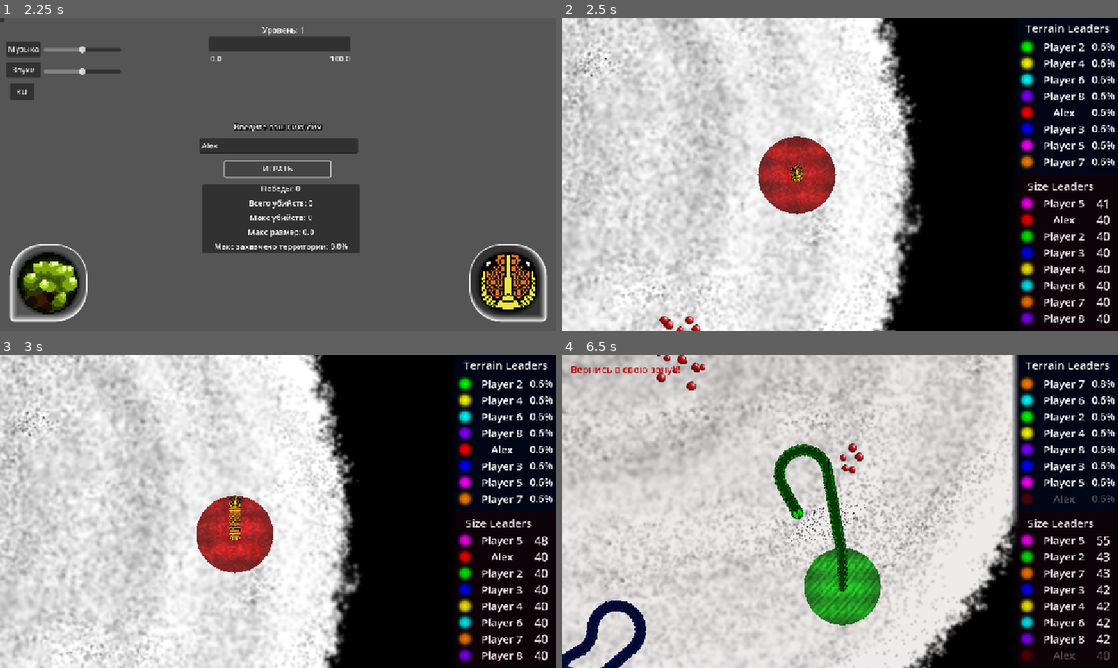
Above: before the commit, frames 1-4 (two rows, left to right).
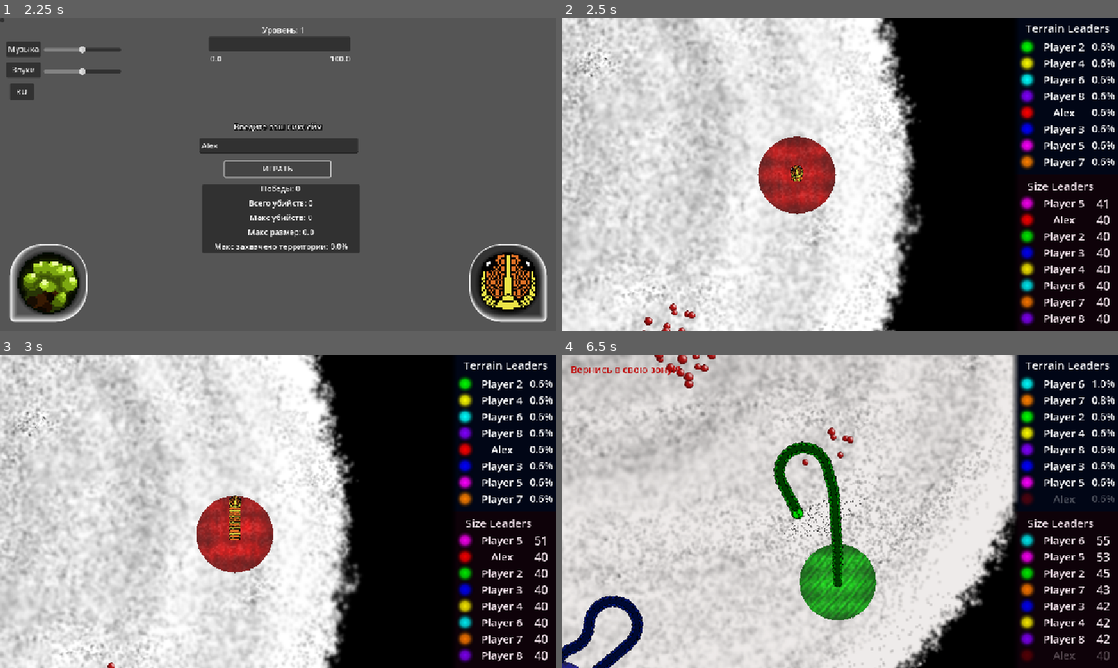
Above: after the commit, the same moments.

Repository: PeVANoD/Development-Management
Game: Godot game, scene res://project/scenes/menu/main_menu.tscn
The game is run twice, just before and just after one commit, with the same random seed, the same clock (stepped at 60 frames per second) and the same inputs. Sound files missing from this copy of the repository are replaced by a short silence.
Inputs (mouse positions are in pixels of both pictures, inside the frame that each line leads up to):
- Up to frame 1 (2.25 s): click (278, 146) at 0.52 s; type "Alex" at 0.6 s; click "ИГРАТЬ" at 1.25 s; click "ИГРАТЬ" at 2 s
- Up to frame 2 (2.5 s): no input
- Up to frame 3 (3 s): tap Enter (Enter) at 2.75, 2.85 s; move the mouse to (400, 495) at 2.77 s; hold Up (ui_up) from 2.78 s (still down); click (400, 495) at 2.92 s
- Up to frame 4 (6.5 s): move the mouse to (728, 527) at 3.52 s; release Up (ui_up) at 3.53 s; tap 0 at 3.6 s; click (728, 527) at 3.67 s; move the mouse to (895, 442) at 4.27 s; hold Ctrl 4.28-5.03 s; hold Up (ui_up) 4.28-5.78 s; click (895, 442) at 4.42 s; move the mouse to (812, 574) at 5.02 s; tap Alt at 5.1 s; click (812, 574) at 5.17 s; move the mouse to (1006, 558) at 5.77 s; tap Enter (Enter) at 5.85 s; click (1006, 558) at 5.92 s; tap Escape (Esc) at 6.4 s

Frame 1 is identical in both runs. In frame 2, 0.3% of the frame differs, in the area x 14-38%, y 41-100%; in frame 3, 0.1%; in frame 4, 16%, in the area x 0-99%, y 0-100%.

Commit message:
Upgraded snack grow

Diff:
--- a/project/scripts/map.gd
+++ b/project/scripts/map.gd
@@ -11,10 +11,10 @@
 var food_spawners: Array = []  # Массив позиций спавнеров
 var spawner_radius = 80
 var max_food_count = 100
-var start_food_count = 100
+var start_food_count = 200
 
-var min_food_in_point = 10
-var max_food_in_point = 20
+var min_food_in_point = 15
+var max_food_in_point = 25
 
 var snake_count = 8
 
--- a/project/scripts/snake.gd
+++ b/project/scripts/snake.gd
@@ -135,7 +135,8 @@
 func update_position_history():
 	if positionHistory.is_empty() or $Head.global_position.distance_to(positionHistory[0]) > 2.0:
 		positionHistory.push_front($Head.global_position)
-	var max_needed_history = $Body.get_child_count() * partDistance + 10
+
+	var max_needed_history = $Body.get_child_count() * partDistance + 100
 	if positionHistory.size() > max_needed_history:
 		positionHistory.resize(max_needed_history)
 
@@ -259,7 +260,6 @@
 			if map_node and is_inside_tree():  # Проверяем что map_node существует
 				map_node.genFood(1, lose_part.global_position, true)  # Точная позиция
 			lose_part.queue_free()
-			maxHistoryLength -= addLength
 			length -= 1
 			if is_inside_tree():  # Проверяем перед вызовом changeBody
 				changeBody()
@@ -279,30 +279,40 @@
 			break
 
 		var newPart = $Body.get_child(0).duplicate()
-		newPart.z_index = $Body.get_child_count() - 1
+		newPart.z_index = $Body.get_child_count()
 		length += 1
 		if !ai_control:
 			G.size = length
 			G.max_size = max(G.max_size, length)
-		maxHistoryLength += addLength
-		$Body.call_deferred("add_child", newPart)
-		$Body.call_deferred("move_child", newPart,0)
-		# Добавляем больше точек в историю при создании новой части
-		for j in range(addLength):
-			positionHistory.push_back(positionHistory[-1] if positionHistory.size() > 0 else $Head.global_position)
+
+		$Body.add_child(newPart)
+
+		# Устанавливаем начальную позицию на позицию текущего хвоста
+		var parts_count = $Body.get_child_count()
+		if parts_count > 1:
+			# Берем позицию предпоследней части (новый хвост будет за ней)
+			var prev_tail = $Body.get_child(parts_count - 2)
+			newPart.global_position = prev_tail.global_position
+		else:
+			newPart.global_position = $Head.global_position
+
 	changeBody()
 
-# перемещение каждой части тела по следу головы
 func checkBody():
 	var parts = $Body.get_children()
 	var parts_count = parts.size()
 	if parts_count == 0 or positionHistory.size() < partDistance:
 		return
 	var history_size = positionHistory.size()
-	for i in range(parts_count - 1, -1, -1):
+
+	# Обрабатываем части от головы к хвосту
+	for i in range(parts_count):
 		var target_index = i * partDistance
 		if target_index >= history_size:
-			continue
+			# Если истории не хватает, используем последнюю доступную позицию
+			target_index = history_size - 1
+			if target_index < 0:
+				continue
 		var part = parts[i]
 		part.z_index = -i
 		part.global_position = positionHistory[target_index]
@@ -316,7 +326,6 @@
 			var dir = (positionHistory[next_index] - part.global_position).normalized()
 			part.rotation = atan2(dir.y, dir.x)
 
-# перерасчет направления
 func countAngle():
 	var max_rotation_speed = 0.04
 	var angle_diff = direction.angle_to(desiredDirection)
@@ -338,11 +347,7 @@
 	self.queue_free()
 	map_node.clearSnake()
 
-# Создание еды от всех частей тела змейки
 func spawn_food_from_body():
-	if not map_node:
-		return
-
 	# Спавним еду от головы точно на её позиции
 	map_node.genFood(1, $Head.global_position, true)
 
@@ -518,7 +523,7 @@
 
 var food_eaten_count: int = 0
 var food_combo_timer: float = 0.0
-var combo_time_limit: float = 0.5
+var combo_time_limit: float = 0.3
 var combo_threshold: int = 10
 var super_mode_active: bool = false
 var super_mode_radius: float = 200.0
